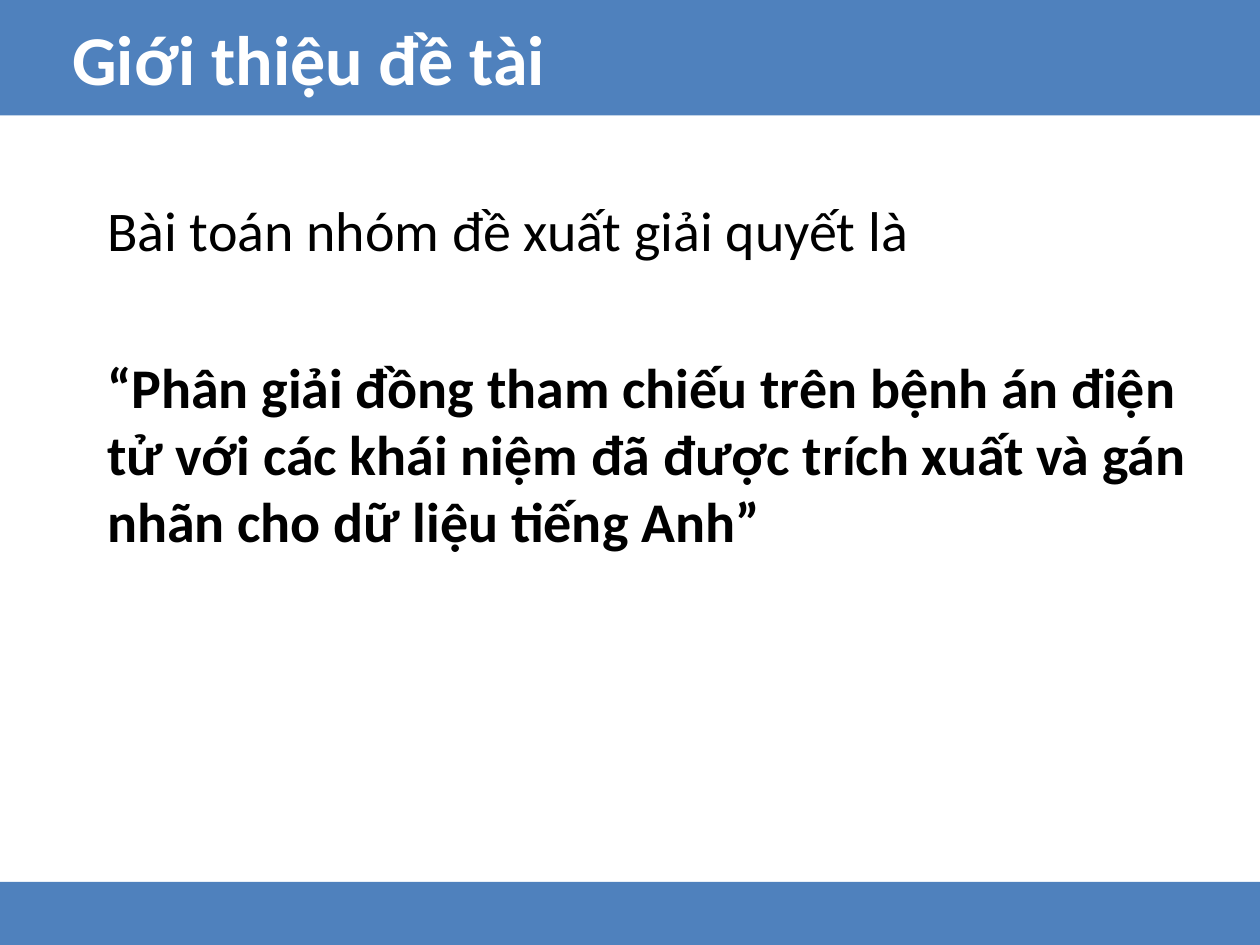
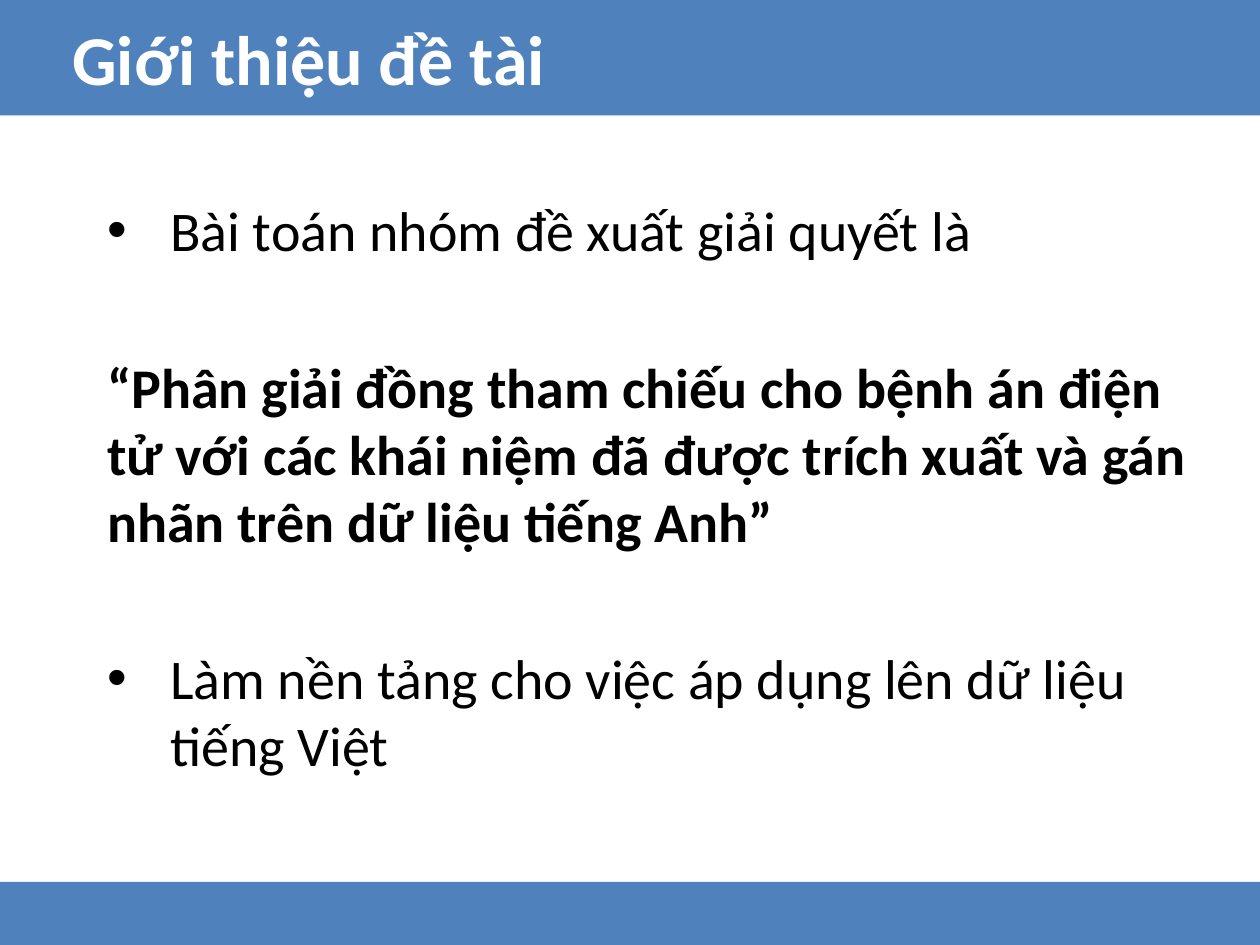
Before and after one commit to hungnd1475/graduate-thesis-hcmut-2015, a slide deck: slide 5 of reports/tttn/thay_tru_v2.pptx. Drawn at 1260x945 pixels with LibreOffice and Linux fonts; fonts in the diff are those of the drawing. Boxes give left, top, right and bottom in pixels: in the first picture for what was removed or moved away, otherwise in the second. Text is boxed around its words. In the diff, an @@ line names an element or a change of style, - is before the commit and + after.

Commit message:
new slide

```diff
--- a/reports/tttn/thay_tru_v2.pptx
+++ b/reports/tttn/thay_tru_v2.pptx
@@ text at [170,209,971,261]: bullet none to • @@
@@ text at [107,365,1185,776]: text changed @@
-“Phân giải đồng tham chiếu trên bệnh án điện tử với các khái niệm đã được trích xuất và gán nhãn cho dữ liệu tiếng Anh”
+“Phân giải đồng tham chiếu cho bệnh án điện tử với các khái niệm đã được trích xuất và gán nhãn trên dữ liệu tiếng Anh”
+• Làm nền tảng cho việc áp dụng lên dữ liệu tiếng Việt
```
Also in this commit, not shown: 4 other slides changed.
